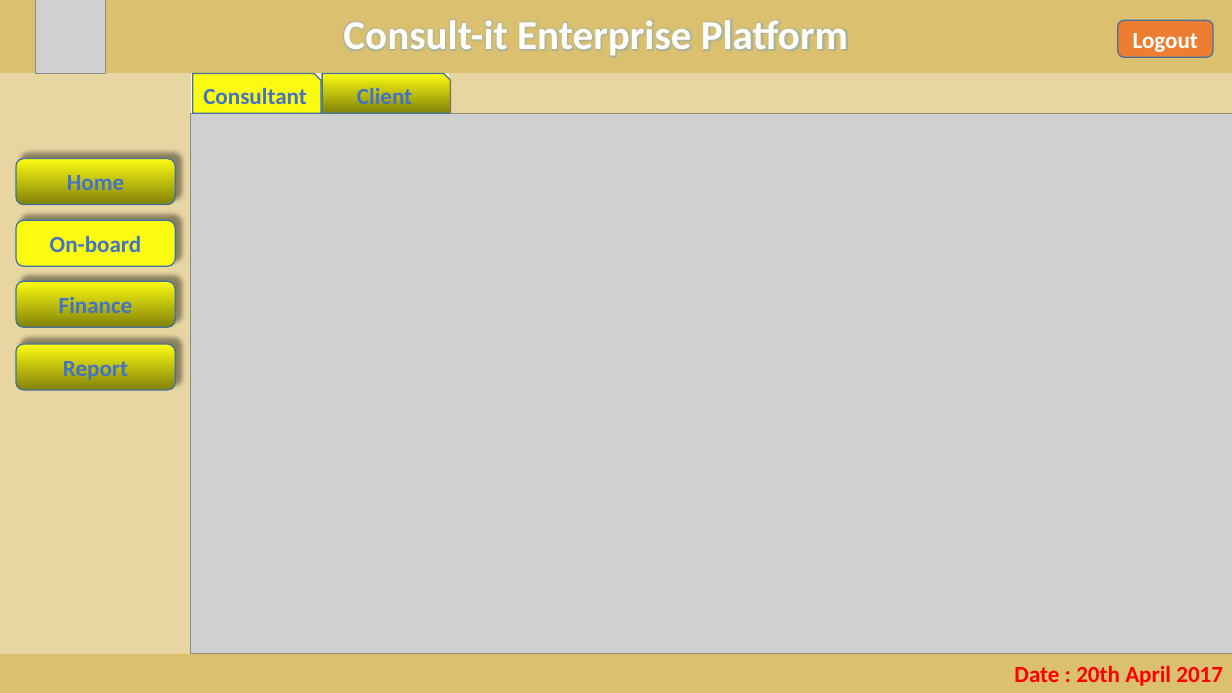
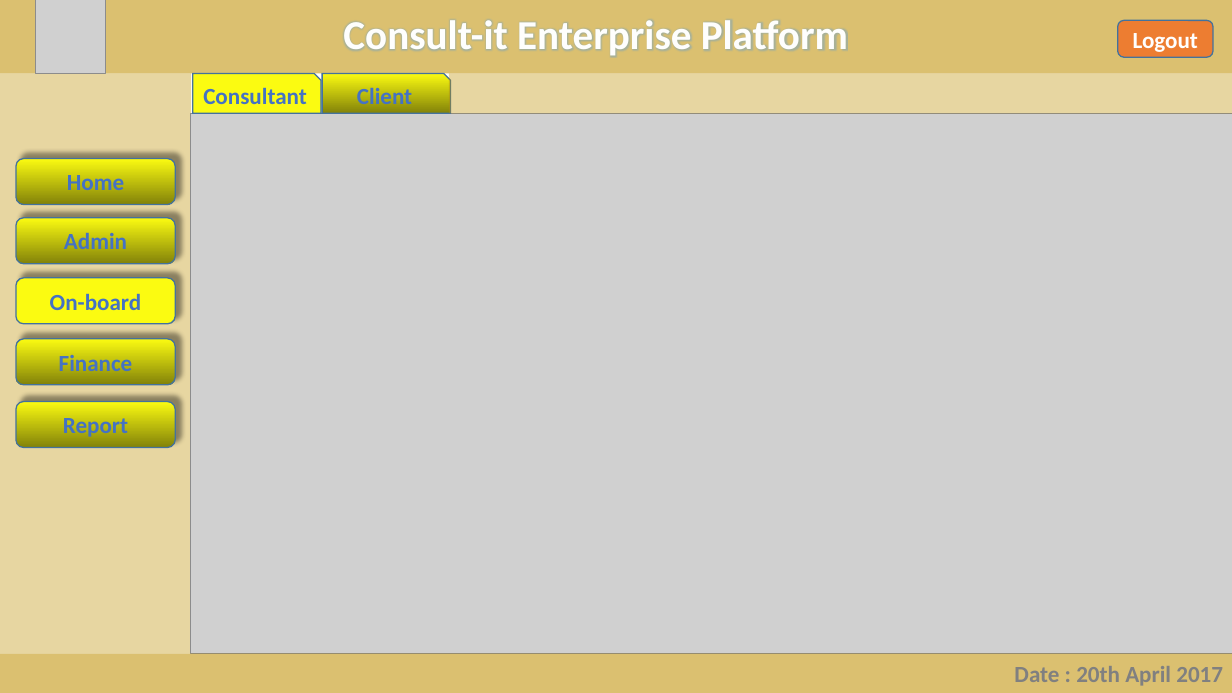
Before and after one commit to PrabhatKJena/Consult-IT-Payments, a slide deck: slide 7 of docs/ConsultIT_Design.pptx. Drawn at 1232x693 pixels with LibreOffice and Linux fonts; fonts in the diff are those of the drawing; grey boxes stand for pictures. Boxes give left, top, right and bottom in pixels: in the first picture for what was removed or moved away, otherwise in the second. Text is boxed around its words. In the diff, an @@ line names an element or a change of style, - is before the commit and + after.

Commit message:
Addedd Admin menu

```diff
--- a/docs/ConsultIT_Design.pptx
+++ b/docs/ConsultIT_Design.pptx
@@ rounded rectangle added at (16,218,175,264), fill gradient #FBFB11 to #838309, outline #43739E 1 pt, 18 pt, text #4472C4, bold @@
+Admin
@@ 3 rounded rectangles: place and size @@
-3 rounded rectangles at (16,220,175,390)
+3 rounded rectangles at (16,278,175,448)
@@ rectangle "Date : 20th April 2017" at (0,653,1232,693): text colour #FF0000 to #808080 @@
```
